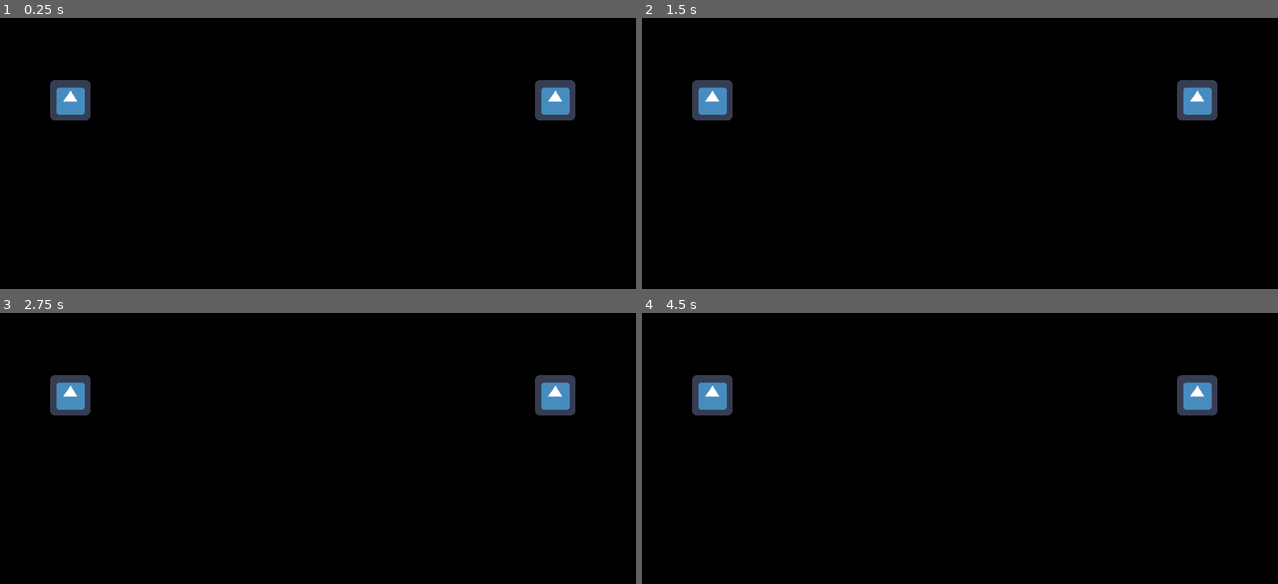
Above: before the commit, frames 1-4 (two rows, left to right).
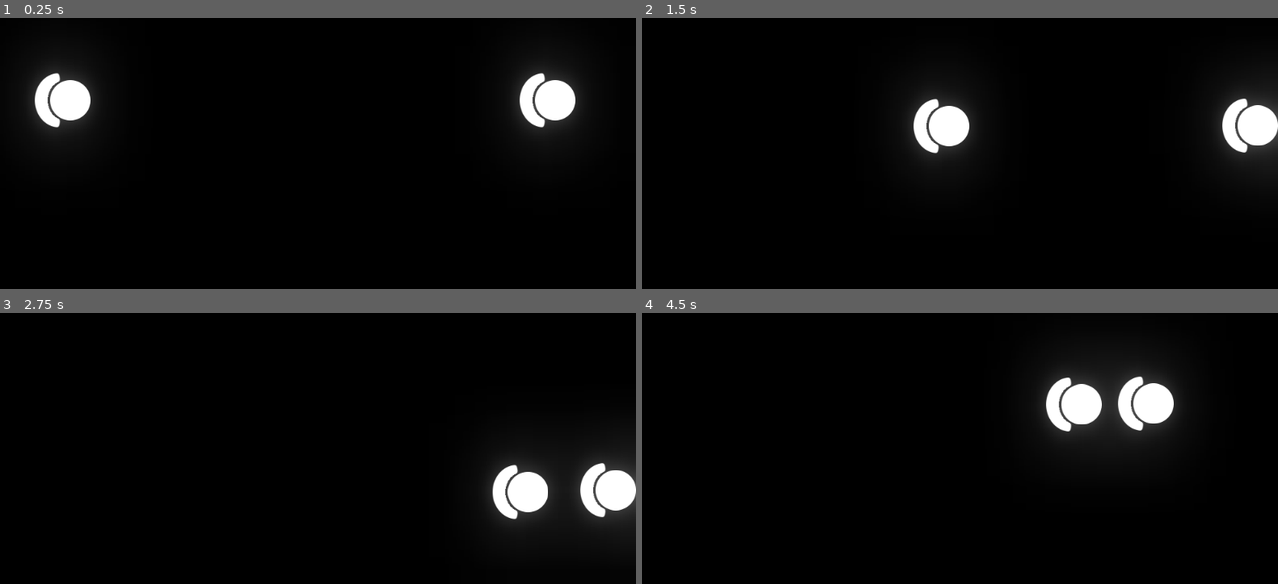
Above: after the commit, the same moments.

Repository: MenesesGHZ/PongPing
Game: Godot game, scene res://src/game/game.tscn
The game is run twice, just before and just after one commit, with the same random seed, the same clock (stepped at 60 frames per second) and the same inputs. The engine's default icon, where the game draws it, is replaced by a stand-in: a white triangle on a blue panel in a dark square.
Inputs:
- Up to frame 1 (0.25 s): no input
- Up to frame 2 (1.5 s): tap Enter at 0.5 s; hold D (player_right) 0.53-1.28 s; hold S (player_down) from 1.28 s (still down)
- Up to frame 3 (2.75 s): release S (player_down) at 2.03 s; hold D (player_right) from 2.03 s (still down)
- Up to frame 4 (4.5 s): release D (player_right) at 2.78 s; hold W (player_up) 2.78-3.53 s; hold A (player_left) from 3.53 s (still down)

The runs differ from the first frame. In frame 1, 4.2% of the frame differs, in the area x 4-92%, y 17-44%; in frame 2, 6.4%; in frame 3, 6.9%; in frame 4, 7.0%, in the area x 7-91%, y 19-48%.

Commit message:
Add Players and Walls to game

Diff:
--- a/src/game/game.tscn
+++ b/src/game/game.tscn
@@ -1,25 +1,55 @@
-[gd_scene load_steps=3 format=2]
+[gd_scene load_steps=5 format=2]
 
-[ext_resource path="res://icon.png" type="Texture" id=1]
+[ext_resource path="res://src/game/player/player.tscn" type="PackedScene" id=1]
 
 [sub_resource type="Environment" id=1]
-background_color = Color( 1, 1, 1, 1 )
+background_mode = 4
+glow_enabled = true
+glow_strength = 1.2
+glow_bloom = 0.09
+glow_blend_mode = 1
+glow_bicubic_upscale = true
+
+[sub_resource type="RectangleShape2D" id=2]
+extents = Vector2( 512, 16 )
+
+[sub_resource type="RectangleShape2D" id=3]
+extents = Vector2( 16, 300 )
 
 [node name="Game" type="Node"]
 
+[node name="WorldEnvironment" type="WorldEnvironment" parent="."]
+environment = SubResource( 1 )
+
 [node name="World" type="Node2D" parent="."]
 
-[node name="Pong" type="Sprite" parent="World"]
+[node name="Walls" type="StaticBody2D" parent="World"]
+
+[node name="Top" type="CollisionShape2D" parent="World/Walls"]
+position = Vector2( 512, -16 )
+shape = SubResource( 2 )
+
+[node name="Right" type="CollisionShape2D" parent="World/Walls"]
+position = Vector2( 1040, 300 )
+shape = SubResource( 3 )
+
+[node name="Bottom" type="CollisionShape2D" parent="World/Walls"]
+position = Vector2( 512, 616 )
+shape = SubResource( 2 )
+
+[node name="Left" type="CollisionShape2D" parent="World/Walls"]
+position = Vector2( -16, 300 )
+shape = SubResource( 3 )
+
+[node name="Pong" parent="World" instance=ExtResource( 1 )]
 position = Vector2( 128, 300 )
-texture = ExtResource( 1 )
 
-[node name="Ping" type="Sprite" parent="World"]
+[node name="Ping" parent="World" instance=ExtResource( 1 )]
 position = Vector2( 896, 300 )
-texture = ExtResource( 1 )
 
 [node name="HUD" type="Control" parent="."]
 anchor_right = 1.0
 anchor_bottom = 1.0
-
-[node name="WorldEnvironment" type="WorldEnvironment" parent="."]
-environment = SubResource( 1 )
+__meta__ = {
+"_edit_lock_": true
+}
